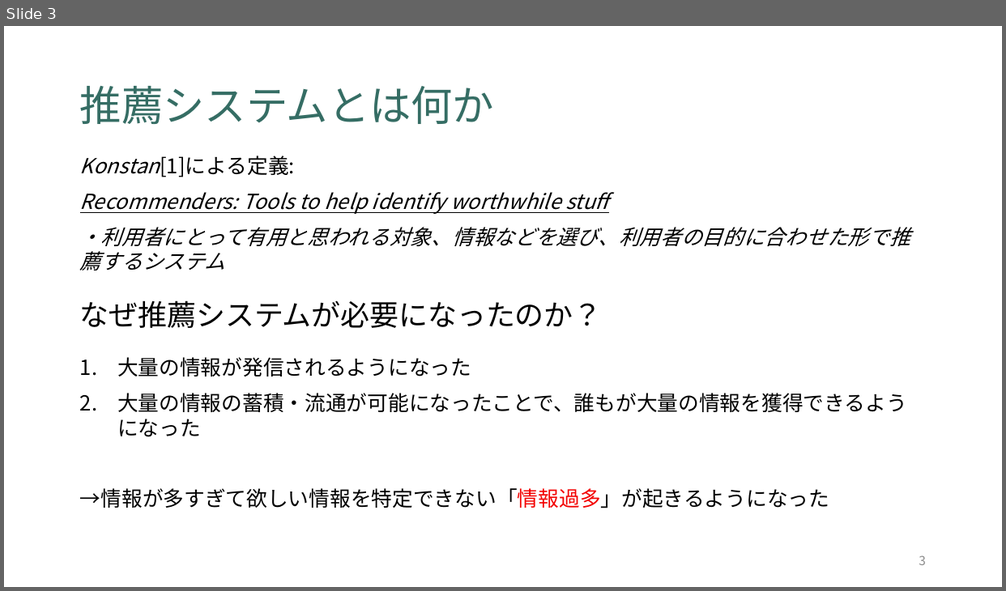
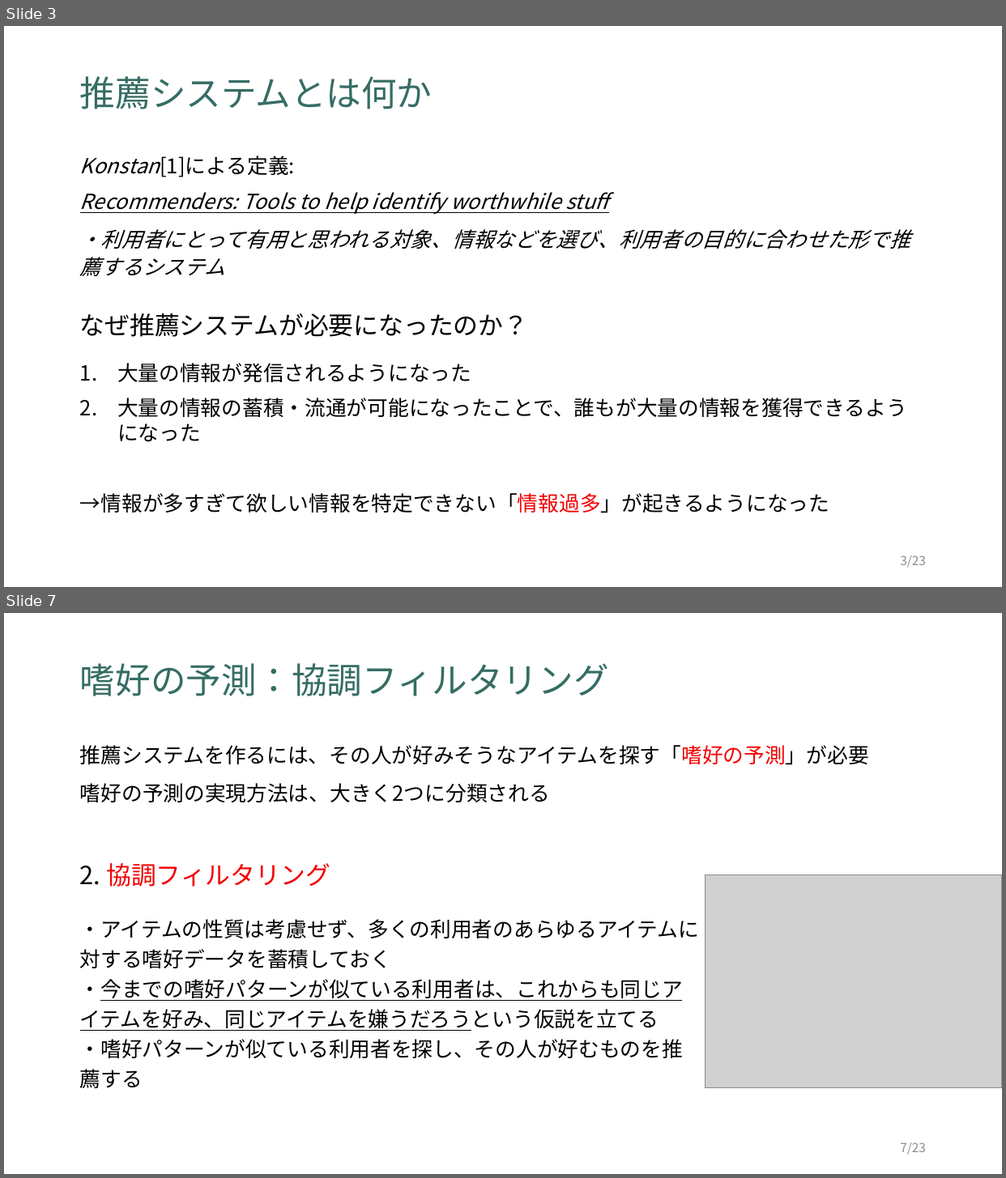
Before and after one commit to tomos7231/seminar, a slide deck: research/推薦システムのアルゴリズム.pptx. Shown one above the other, each under a label of ours: slide 3 before the commit, slides 3 and 7 after it; the slides between them are not shown. The pictures are 1006x591 and 1006x1178 pixels, drawn with LibreOffice and Linux fonts; fonts in the diff are those of the drawing; grey boxes stand for pictures. Boxes give left, top, right and bottom in pixels: in the first picture for what was removed or moved away, otherwise in the second. Text is boxed around its words. In the diff, an @@ line names an element or a change of style, - is before the commit and + after.

```diff
--- a/research/推薦システムのアルゴリズム.pptx
+++ b/research/推薦システムのアルゴリズム.pptx
@@ slide 7 added at [4, 613, 1002, 1174], background #FFFFFF @@
@@ title added at [80, 663, 609, 696], 34 pt, text #356D64 @@
+嗜好の予測：協調フィルタリング
@@ text added at [80, 745, 869, 803], 20 pt, text #000000 @@
+推薦システムを作るには、その人が好みそうなアイテムを探す「嗜好の予測」が必要
+嗜好の予測の実現方法は、大きく2つに分類される
@@ text added at [80, 863, 330, 887], 24 pt, text #F30100 @@
+2. 協調フィルタリング
@@ picture added at [705, 875, 1002, 1088] @@
@@ text added at [80, 919, 700, 1088], 20 pt, text #000000 @@
+・アイテムの性質は考慮せず、多くの利用者のあらゆるアイテムに対する嗜好データを蓄積しておく
+・今までの嗜好パターンが似ている利用者は、これからも同じアイテムを好み、同じアイテムを嫌うだろうという仮説を立てる
+・嗜好パターンが似ている利用者を探し、その人が好むものを推薦する
@@ page number added at [900, 1143, 926, 1155], 12 pt, text #8C8C8C @@
+7/23
@@ slide 3 changed as well @@
@@ title "推薦システムとは何か": place and size @@
-title "推薦システムとは何か" at [80, 86, 494, 124]
+title "推薦システムとは何か" at [80, 76, 432, 109]
@@ title "推薦システムとは何か" at [80, 76, 432, 109]: size 40 to 34 pt @@
@@ text at [80, 229, 910, 276]: line spacing 1 to 1.1 @@
@@ text "なぜ推薦システムが必要になったのか？": place and size @@
-text "なぜ推薦システムが必要になったのか？" at [80, 301, 603, 328]
+text "なぜ推薦システムが必要になったのか？" at [80, 314, 528, 337]
@@ text "なぜ推薦システムが必要になったのか？" at [80, 314, 528, 337]: size 28 to 24 pt @@
@@ page number at [900, 556, 926, 568]: text changed @@
-3
+3/23
```
Also in this commit, not shown: 2 other slides changed, 19 other slides added, 1 slide removed, 1 other file.
